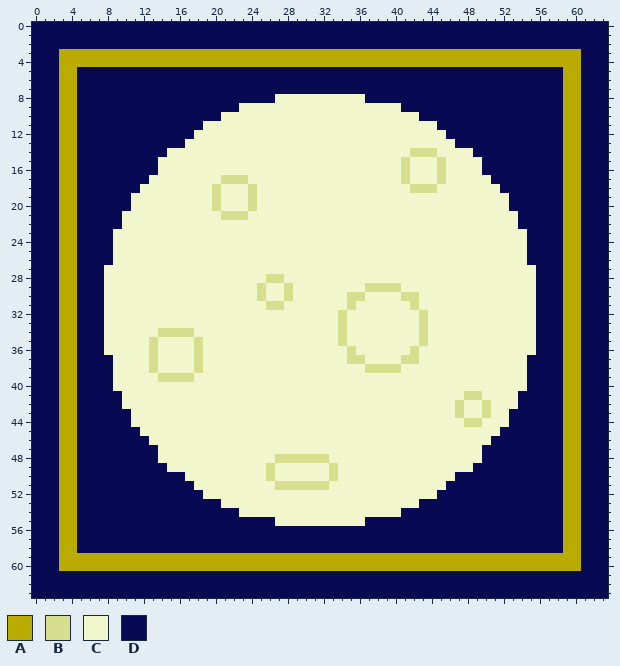
Two states of a pixel-art sprite, bin/JeuDeLaLune/ressources/images/cartes/4.png. Above, as it was before the edit.
The file is 64x64 pixels.
Palette (. is transparent): A #baab00  B #d7df8e  C #f2f6cd  D #070a53
Pixels before (only the part around the change), first column x 30:
 0 DDDDDDDDDDDDDDDDDDDDDDDDDDDDDDDDDD
 1 DDDDDDDDDDDDDDDDDDDDDDDDDDDDDDDDDD
 2 DDDDDDDDDDDDDDDDDDDDDDDDDDDDDDDDDD
 3 AAAAAAAAAAAAAAAAAAAAAAAAAAAAAAADDD
 4 AAAAAAAAAAAAAAAAAAAAAAAAAAAAAAADDD
 5 DDDDDDDDDDDDDDDDDDDDDDDDDDDDDAADDD
 6 DDDDDDDDDDDDDDDDDDDDDDDDDDDDDAADDD
 7 DDDDDDDDDDDDDDDDDDDDDDDDDDDDDAADDD
 8 CCCCCCCDDDDDDDDDDDDDDDDDDDDDDAADDD
 9 CCCCCCCCCCCDDDDDDDDDDDDDDDDDDAADDD
10 CCCCCCCCCCCCCDDDDDDDDDDDDDDDDAADDD
11 CCCCCCCCCCCCCCCDDDDDDDDDDDDDDAADDD
12 CCCCCCCCCCCCCCCCDDDDDDDDDDDDDAADDD
13 CCCCCCCCCCCCCCCCCDDDDDDDDDDDDAADDD
14 CCCCCCCCCCCCBBBCCCCDDDDDDDDDDAADDD
15 CCCCCCCCCCCBCCCBCCCCDDDDDDDDDAADDD
16 CCCCCCCCCCCBCCCBCCCCDDDDDDDDDAADDD
17 CCCCCCCCCCCBCCCBCCCCCDDDDDDDDAADDD
18 CCCCCCCCCCCCBBBCCCCCCCDDDDDDDAADDD
19 CCCCCCCCCCCCCCCCCCCCCCCDDDDDDAADDD
20 CCCCCCCCCCCCCCCCCCCCCCCDDDDDDAADDD
21 CCCCCCCCCCCCCCCCCCCCCCCCDDDDDAADDD
22 CCCCCCCCCCCCCCCCCCCCCCCCDDDDDAADDD
23 CCCCCCCCCCCCCCCCCCCCCCCCCDDDDAADDD
24 CCCCCCCCCCCCCCCCCCCCCCCCCDDDDAADDD
25 CCCCCCCCCCCCCCCCCCCCCCCCCDDDDAADDD
26 CCCCCCCCCCCCCCCCCCCCCCCCCDDDDAADDD
27 CCCCCCCCCCCCCCCCCCCCCCCCCCDDDAADDD
28 CCCCCCCCCCCCCCCCCCCCCCCCCCDDDAADDD
29 CCCCCCCBBBBCCCCCCCCCCCCCCCDDDAADDD
30 CCCCCBBCCCCBBCCCCCCCCCCCCCDDDAADDD
31 CCCCCBCCCCCCBCCCCCCCCCCCCCDDDAADDD
32 CCCCBCCCCCCCCBCCCCCCCCCCCCDDDAADDD
33 CCCCBCCCCCCCCBCCCCCCCCCCCCDDDAADDD
34 CCCCBCCCCCCCCBCCCCCCCCCCCCDDDAADDD
35 CCCCBCCCCCCCCBCCCCCCCCCCCCDDDAADDD
36 CCCCCBCCCCCCBCCCCCCCCCCCCCDDDAADDD
37 CCCCCBBCCCCBBCCCCCCCCCCCCDDDDAADDD
38 CCCCCCCBBBBCCCCCCCCCCCCCCDDDDAADDD
39 CCCCCCCCCCCCCCCCCCCCCCCCCDDDDAADDD
40 CCCCCCCCCCCCCCCCCCCCCCCCCDDDDAADDD
41 CCCCCCCCCCCCCCCCCCBBCCCCDDDDDAADDD
42 CCCCCCCCCCCCCCCCCBCCBCCCDDDDDAADDD
43 CCCCCCCCCCCCCCCCCBCCBCCDDDDDDAADDD
44 CCCCCCCCCCCCCCCCCCBBCCCDDDDDDAADDD
45 CCCCCCCCCCCCCCCCCCCCCCDDDDDDDAADDD
46 CCCCCCCCCCCCCCCCCCCCCDDDDDDDDAADDD
47 CCCCCCCCCCCCCCCCCCCCDDDDDDDDDAADDD
48 BBBCCCCCCCCCCCCCCCCCDDDDDDDDDAADDD
49 CCCBCCCCCCCCCCCCCCCDDDDDDDDDDAADDD
50 CCCBCCCCCCCCCCCCCDDDDDDDDDDDDAADDD
51 BBBCCCCCCCCCCCCCDDDDDDDDDDDDDAADDD
52 CCCCCCCCCCCCCCCDDDDDDDDDDDDDDAADDD
53 CCCCCCCCCCCCCDDDDDDDDDDDDDDDDAADDD
54 CCCCCCCCCCCDDDDDDDDDDDDDDDDDDAADDD
55 CCCCCCCDDDDDDDDDDDDDDDDDDDDDDAADDD
56 DDDDDDDDDDDDDDDDDDDDDDDDDDDDDAADDD
57 DDDDDDDDDDDDDDDDDDDDDDDDDDDDDAADDD
58 DDDDDDDDDDDDDDDDDDDDDDDDDDDDDAADDD
59 AAAAAAAAAAAAAAAAAAAAAAAAAAAAAAADDD
60 AAAAAAAAAAAAAAAAAAAAAAAAAAAAAAADDD
61 DDDDDDDDDDDDDDDDDDDDDDDDDDDDDDDDDD
62 DDDDDDDDDDDDDDDDDDDDDDDDDDDDDDDDDD
63 DDDDDDDDDDDDDDDDDDDDDDDDDDDDDDDDDD
New version:
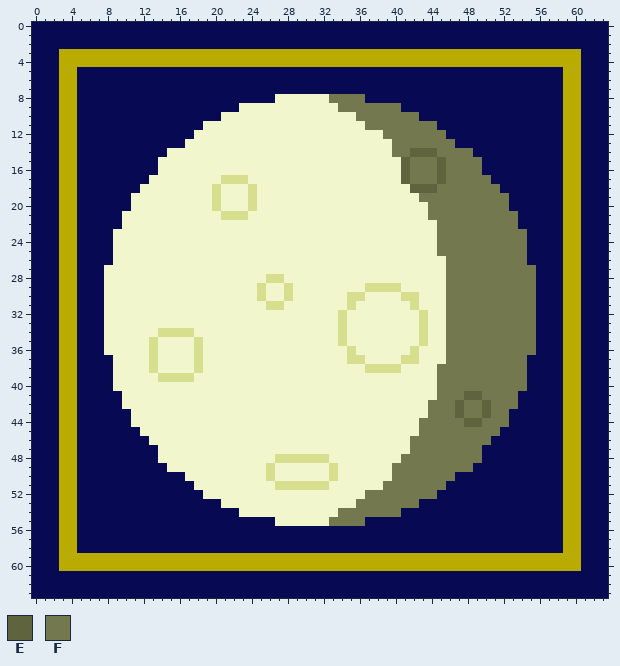
Colours new in this view: E #60643e  F #74784f
Edits made:
{"y":8,"x":33,"old":"CCCC","new":"FFFF"}
{"y":9,"x":34,"old":"CCCCCCC","new":"FFFFFFF"}
{"y":10,"x":36,"old":"CCCCCCC","new":"FFFFFFF"}
{"y":11,"x":37,"old":"CCCCCCCC","new":"FFFFFFFF"}
{"y":12,"x":39,"old":"CCCCCCC","new":"FFFFFFF"}
{"y":13,"x":40,"old":"CCCCCCC","new":"FFFFFFF"}
{"y":14,"x":40,"old":"CCBBBCCCC","new":"FFEEEFFFF"}
{"y":15,"x":41,"old":"BCCCBCCCC","new":"EFFFEFFFF"}
{"y":16,"x":41,"old":"BCCCBCCCC","new":"EFFFEFFFF"}
{"y":17,"x":41,"old":"BCCCBCCCCC","new":"EFFFEFFFFF"}
{"y":18,"x":42,"old":"BBBCCCCCCC","new":"EEEFFFFFFF"}
{"y":19,"x":43,"old":"CCCCCCCCCC","new":"FFFFFFFFFF"}
{"y":20,"x":44,"old":"CCCCCCCCC","new":"FFFFFFFFF"}
{"y":21,"x":44,"old":"CCCCCCCCCC","new":"FFFFFFFFFF"}
{"y":22,"x":45,"old":"CCCCCCCCC","new":"FFFFFFFFF"}
{"y":23,"x":45,"old":"CCCCCCCCCC","new":"FFFFFFFFFF"}
{"y":24,"x":45,"old":"CCCCCCCCCC","new":"FFFFFFFFFF"}
{"y":25,"x":45,"old":"CCCCCCCCCC","new":"FFFFFFFFFF"}
{"y":26,"x":46,"old":"CCCCCCCCC","new":"FFFFFFFFF"}
{"y":27,"x":46,"old":"CCCCCCCCCC","new":"FFFFFFFFFF"}
{"y":28,"x":46,"old":"CCCCCCCCCC","new":"FFFFFFFFFF"}
{"y":29,"x":46,"old":"CCCCCCCCCC","new":"FFFFFFFFFF"}
{"y":30,"x":46,"old":"CCCCCCCCCC","new":"FFFFFFFFFF"}
{"y":31,"x":46,"old":"CCCCCCCCCC","new":"FFFFFFFFFF"}
{"y":32,"x":46,"old":"CCCCCCCCCC","new":"FFFFFFFFFF"}
{"y":33,"x":46,"old":"CCCCCCCCCC","new":"FFFFFFFFFF"}
{"y":34,"x":46,"old":"CCCCCCCCCC","new":"FFFFFFFFFF"}
{"y":35,"x":46,"old":"CCCCCCCCCC","new":"FFFFFFFFFF"}
{"y":36,"x":46,"old":"CCCCCCCCCC","new":"FFFFFFFFFF"}
{"y":37,"x":46,"old":"CCCCCCCCC","new":"FFFFFFFFF"}
{"y":38,"x":45,"old":"CCCCCCCCCC","new":"FFFFFFFFFF"}
{"y":39,"x":45,"old":"CCCCCCCCCC","new":"FFFFFFFFFF"}
{"y":40,"x":45,"old":"CCCCCCCCCC","new":"FFFFFFFFFF"}
{"y":41,"x":45,"old":"CCCBBCCCC","new":"FFFEEFFFF"}
{"y":42,"x":44,"old":"CCCBCCBCCC","new":"FFFEFFEFFF"}
{"y":43,"x":44,"old":"CCCBCCBCC","new":"FFFEFFEFF"}
{"y":44,"x":43,"old":"CCCCCBBCCC","new":"FFFFFEEFFF"}
{"y":45,"x":43,"old":"CCCCCCCCC","new":"FFFFFFFFF"}
{"y":46,"x":42,"old":"CCCCCCCCC","new":"FFFFFFFFF"}
{"y":47,"x":42,"old":"CCCCCCCC","new":"FFFFFFFF"}
{"y":48,"x":41,"old":"CCCCCCCCC","new":"FFFFFFFFF"}
{"y":49,"x":40,"old":"CCCCCCCCC","new":"FFFFFFFFF"}
{"y":50,"x":40,"old":"CCCCCCC","new":"FFFFFFF"}
{"y":51,"x":39,"old":"CCCCCCC","new":"FFFFFFF"}
{"y":52,"x":37,"old":"CCCCCCCC","new":"FFFFFFFF"}
{"y":53,"x":36,"old":"CCCCCCC","new":"FFFFFFF"}
{"y":54,"x":34,"old":"CCCCCCC","new":"FFFFFFF"}
{"y":55,"x":33,"old":"CCCC","new":"FFFF"}
{"label":"changed","picture_box":[329,94,536,526]}
